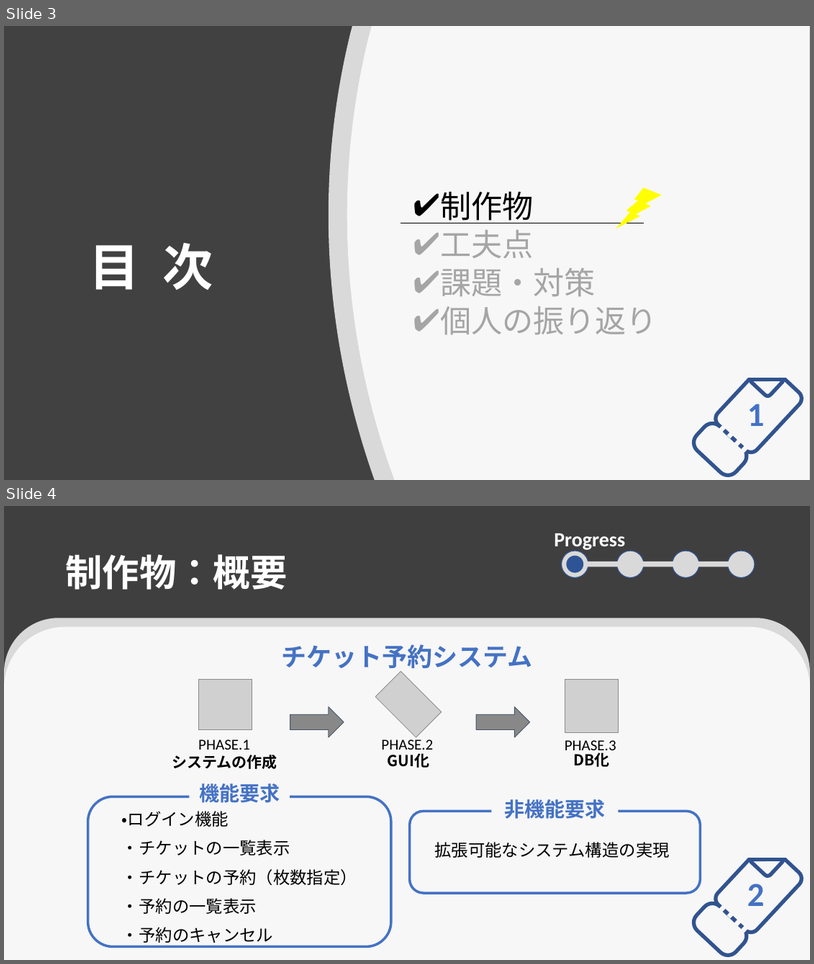
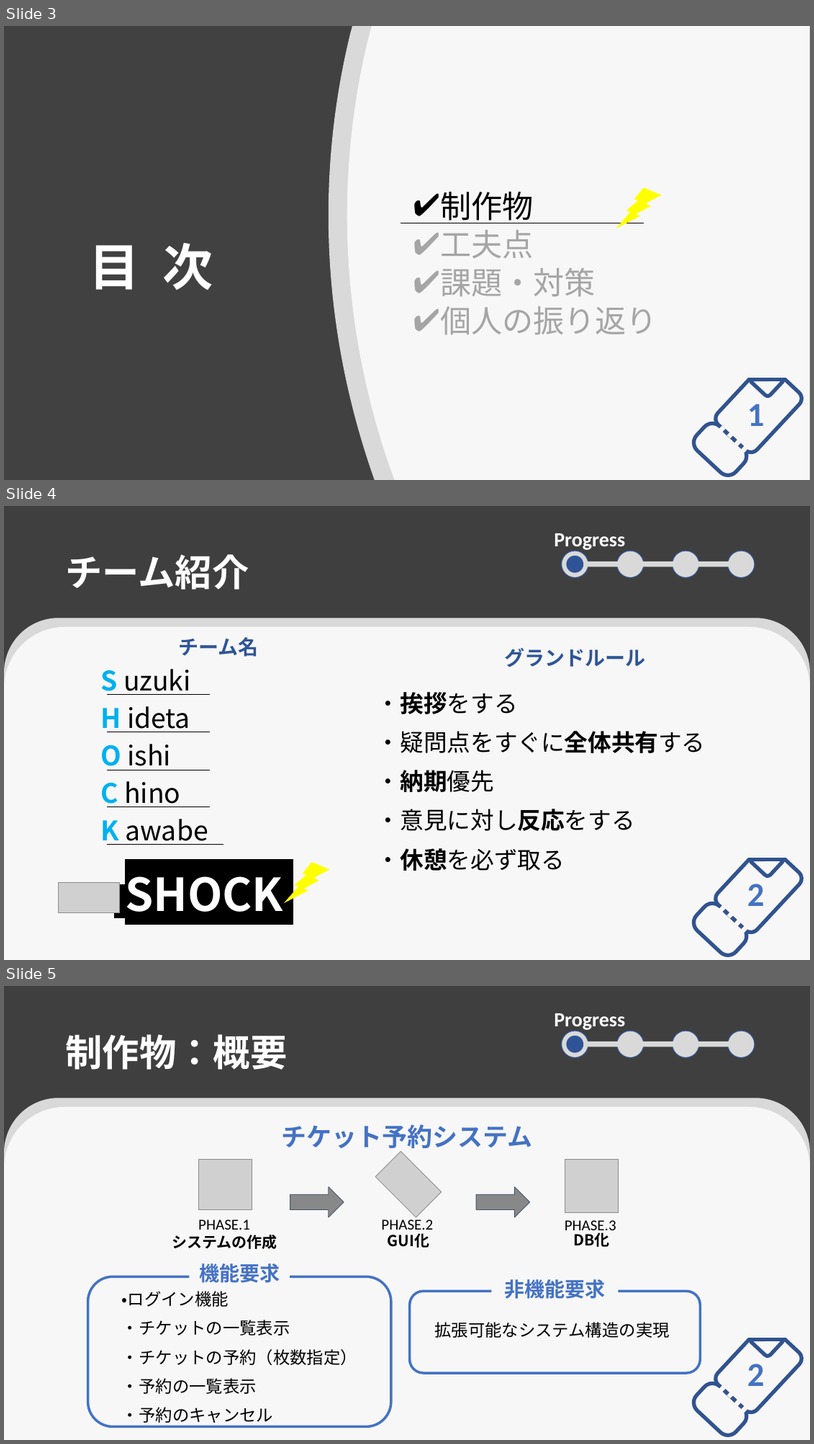
Before and after one commit to s-oishi/testRepo02, a slide deck: 成果発表会発表資料.pptx. Shown one above the other, each under a label of ours: slides 3 and 4 before the commit, slides 3, 4 and 5 after it. The pictures are 814x964 and 814x1444 pixels, drawn with LibreOffice and Linux fonts; fonts in the diff are those of the drawing; grey boxes stand for pictures. Boxes give left, top, right and bottom in pixels: in the first picture for what was removed or moved away, otherwise in the second. Text is boxed around its words. In the diff, an @@ line names an element or a change of style, - is before the commit and + after.

```diff
--- a/成果発表会発表資料.pptx
+++ b/成果発表会発表資料.pptx
@@ slide 4 added at [4, 506, 810, 960], background #3F3F3F @@
@@ text added at [554, 533, 625, 551], 24 pt, text #FFFFFF, bold @@
+Progress
@@ title added at [65, 554, 249, 590], 44 pt, text #FFFFFF, bold @@
+チーム紹介
@@ ellipse added at [562, 551, 589, 578], fill #D9D9D9, outline #31538F 1 pt @@
@@ ellipse added at [566, 556, 584, 572], fill #2F5496 @@
@@ rectangle added at [575, 561, 744, 567], fill #D9D9D9 @@
@@ ellipse added at [617, 551, 645, 578], fill #D9D9D9, outline #31538F 1 pt @@
@@ ellipse added at [672, 551, 700, 578], fill #D9D9D9, outline #31538F 1 pt @@
@@ ellipse added at [728, 551, 756, 578], fill #D9D9D9, outline #31538F 1 pt @@
@@ rounded rectangle added at [4, 618, 810, 960], fill #D9D9D9 @@
@@ rounded rectangle added at [4, 627, 810, 960], fill #F7F7F7 @@
@@ text added at [100, 637, 283, 911], 32 pt, text #000000 @@
+チーム名
+S uzuki
+H ideta
+O ishi
+C hino
+K awabe
+SHOCK a
@@ text added at [377, 648, 706, 870], 28 pt, text #000000 @@
+グランドルール
+・挨拶をする
+・疑問点をすぐに全体共有する
+・納期優先
+・意見に対し反応をする
+・休憩を必ず取る
@@ line added from (108, 694) to (210, 694), #000000 0.75 pt @@
@@ line added from (108, 731) to (210, 731), #000000 0.75 pt @@
@@ line added from (108, 770) to (210, 770), #000000 0.75 pt @@
@@ line added from (108, 807) to (210, 807), #000000 0.75 pt @@
@@ line added from (108, 844) to (224, 844), #000000 0.75 pt @@
@@ lightning bolt added at [284, 862, 330, 903], fill #FFFF00 @@
@@ picture added at [59, 882, 119, 913] @@
@@ text added at [748, 883, 765, 906], 40 pt, text #4472C4, bold @@
+2
@@ rectangle added at [4, 902, 810, 960], fill #F7F7F7 @@
@@ group added at [689, 838, 805, 960]: 5 rectangles, 3 rounded rectangles, 1 line @@
@@ what was slide 4 is now slide 5 @@
```
